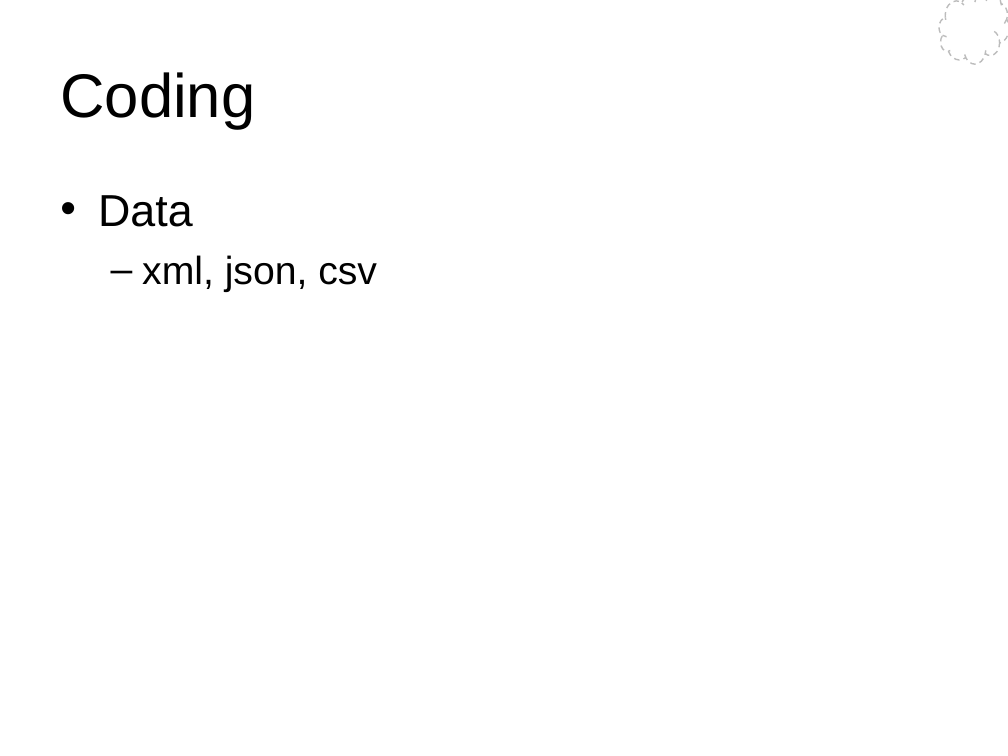
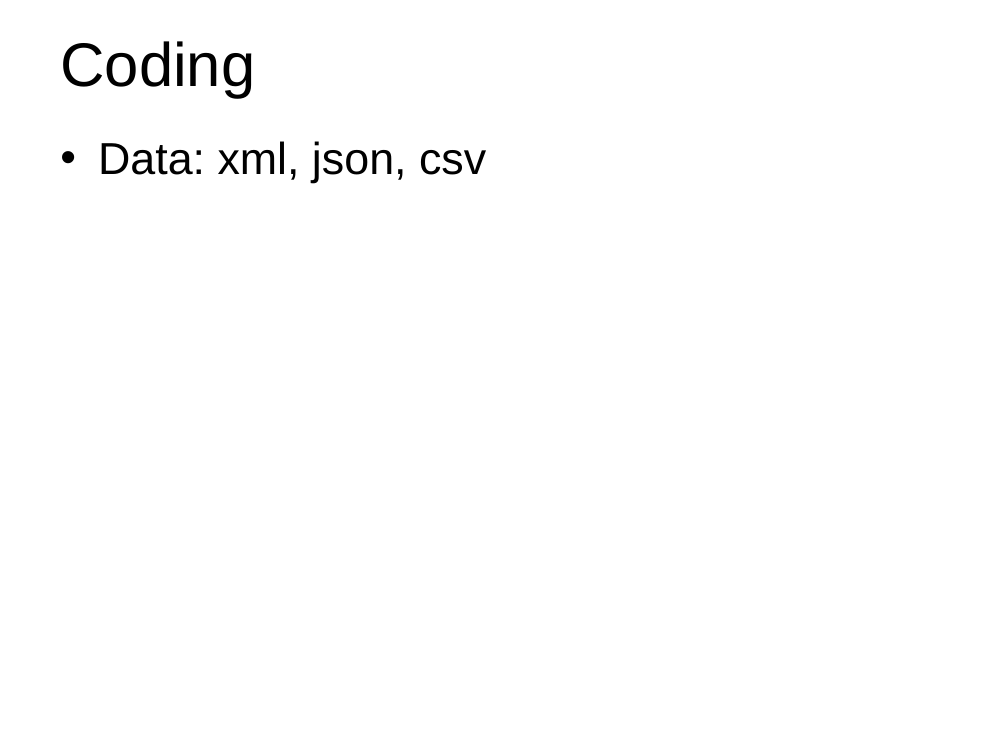
Before and after one commit to Wang-Ray/notes, a slide deck: slide 23 of Architect.ppt (slide 24 before the commit). Drawn at 1008x756 pixels with LibreOffice and Linux fonts; fonts in the diff are those of the drawing; background and template pictures are left out. Boxes give left, top, right and bottom in pixels: in the first picture for what was removed or moved away, otherwise in the second. Text is boxed around its words. In the diff, an @@ line names an element or a change of style, - is before the commit and + after.

```diff
--- a/Architect.ppt
+++ b/Architect.ppt
@@ title "Coding": place and size @@
-title "Coding" at (60,72,255,129)
+title "Coding" at (60,41,255,97)
@@ freeform shape removed at (939,0,1008,65) @@
@@ text at (98,141,486,183): text changed; size 28 to 32 pt @@
-• Data
-  – xml, json, csv
+• Data: xml, json, csv
```
Also in this commit, not shown: 28 other slides changed, 1 slide added, 1 slide removed, 2 other files.
